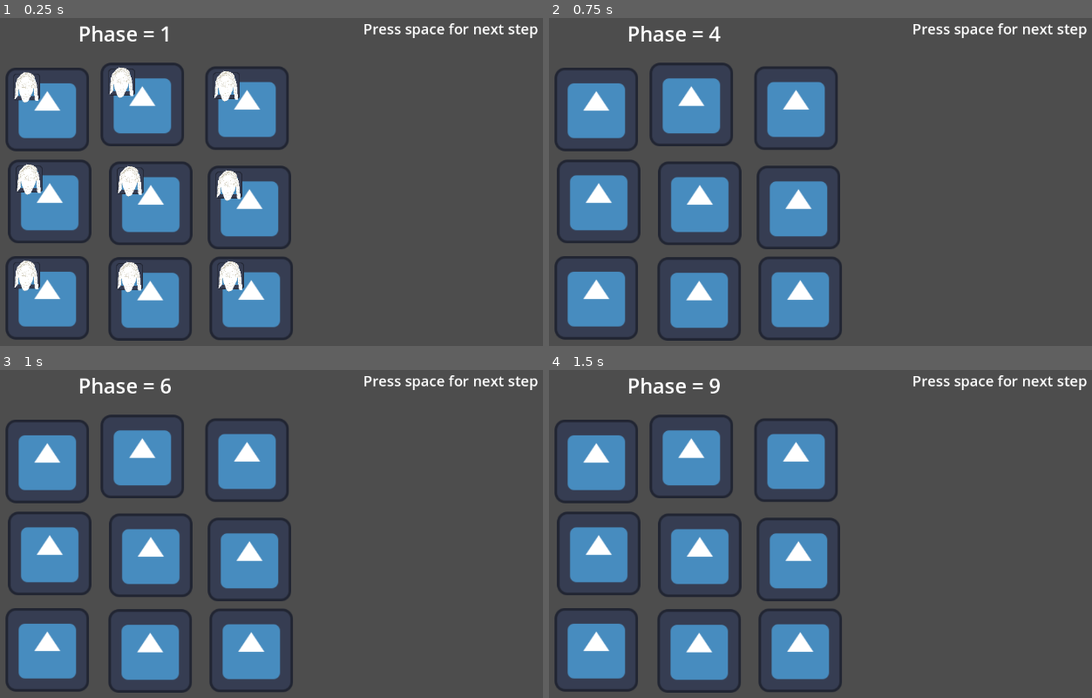
Above: before the commit, frames 1-4 (two rows, left to right).
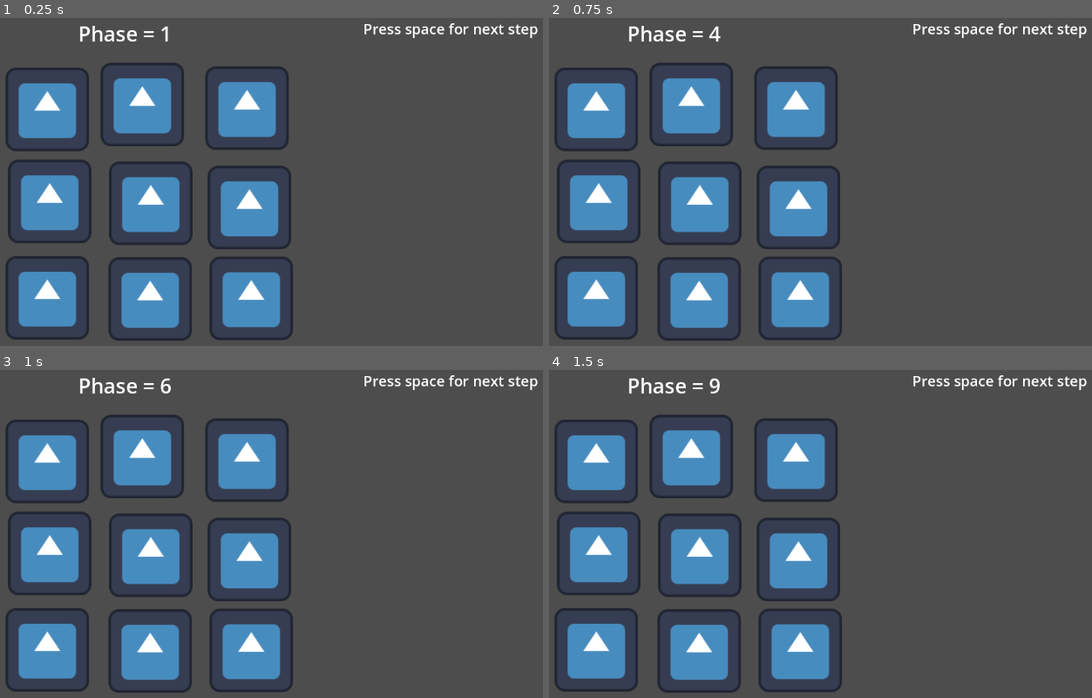
Above: after the commit, the same moments.

Repository: mccoogp/WeatherInc
Game: Godot game, scene res://world.tscn
Same seed, same stepped clock (60 frames per second), same inputs: the game is played once before the commit and once after it. The engine's default icon, where the game draws it, is replaced by a stand-in: a white triangle on a blue panel in a dark square.
Inputs (mouse positions are in pixels of both pictures, inside the frame that each line leads up to):
- Up to frame 1 (0.25 s): no input
- Up to frame 2 (0.75 s): tap Space at 0.5 s; move the mouse to (912, 175) at 0.52 s; hold Right from 0.53 s (still down); hold X from 0.53 s (still down); click (912, 175) at 0.67 s
- Up to frame 3 (1 s): keep holding Right; keep holding X; tap Space at 0.77 s; tap Enter at 0.8 s
- Up to frame 4 (1.5 s): tap Space at 1.07, 1.25 s; move the mouse to (619, 566) at 1.27 s; release Right at 1.28 s; release X at 1.28 s; hold Left from 1.28 s (still down); tap Enter at 1.35 s; click (619, 566) at 1.42 s

The runs differ from the first frame. In frame 1, 3.1% of the frame differs, in the area x 2-45%, y 14-84%; in frame 2, nothing differs; in frame 3, nothing differs; in frame 4, nothing differs.
Error before the commit: Invalid access to property or key 'production' on a base object of type 'Node2D (district.gd)'. (res://world.gd:44)
Error after the commit: Invalid access to property or key 'production' on a base object of type 'Node2D (district.gd)'. (res://world.gd:56)

Commit message:
created industry selection system

Diff:
--- a/district.gd
+++ b/district.gd
@@ -16,11 +16,6 @@
 	$Main.texture = image
 
 func _input(event):
-	if "food" in product:
-		$FoodImage.scale = Vector2(0.003, 0.003)
-	else:
-		$FoodImage.scale = Vector2(0, 0)
-	if "factory" in product:
-		$FactoryImage.scale = Vector2(0.0004, 0.0004)
-	else:
-		$FactoryImage.scale = Vector2(0, 0)
+	$ProductionImage.texture = null
+	for prod in product:
+		$ProductionImage.texture = load("res://icons/" + prod + ".png")
--- a/district.tscn
+++ b/district.tscn
@@ -1,9 +1,8 @@
-[gd_scene load_steps=5 format=3 uid="uid://cacfd62pudml6"]
+[gd_scene load_steps=4 format=3 uid="uid://cacfd62pudml6"]
 
 [ext_resource type="Script" path="res://district.gd" id="1_gpufd"]
 [ext_resource type="Texture2D" uid="uid://csgnvamjyfsfx" path="res://icon.svg" id="2_7h7nu"]
 [ext_resource type="Script" path="res://districtsprite.gd" id="3_mvpsf"]
-[ext_resource type="Texture2D" uid="uid://bw37rreujxxbo" path="res://Testpng.png" id="4_vph5b"]
 
 [node name="District" type="Node2D"]
 scale = Vector2(100, 100)
@@ -16,12 +15,6 @@
 script = ExtResource("3_mvpsf")
 district = NodePath("..")
 
-[node name="FoodImage" type="Sprite2D" parent="."]
-position = Vector2(0.37, 0.34)
-scale = Vector2(0.00345703, 0.00345703)
-texture = ExtResource("2_7h7nu")
-
-[node name="FactoryImage" type="Sprite2D" parent="."]
-position = Vector2(0.38, 0.4)
-scale = Vector2(0.00028869, 0.000478333)
-texture = ExtResource("4_vph5b")
+[node name="ProductionImage" type="Sprite2D" parent="."]
+position = Vector2(0.300001, 0.309999)
+scale = Vector2(0.0118939, 0.011857)
--- a/district_menu.gd
+++ b/district_menu.gd
@@ -7,6 +7,7 @@
 func _process(delta: float) -> void:
 	var click = false
 	if industry_clicked == true:
+
 		click = true
 	if popularity_clicked == true:
 		click = true
--- a/popularity.gd
+++ b/popularity.gd
@@ -1,7 +1,7 @@
 extends Sprite2D
 
 @export var menu: Node2D
-
+var extra = 0
 func _input(event):
 	if event is InputEventMouseButton:
 		if event.button_index == MOUSE_BUTTON_LEFT and event.pressed:
@@ -15,3 +15,4 @@
 		if event.button_index == MOUSE_BUTTON_LEFT and event.is_released():
 			if is_pixel_opaque(get_local_mouse_position()):
 				menu.popularity_clicked = false
+	position.y = 1087.5 + 350 * extra
--- a/world.gd
+++ b/world.gd
@@ -9,14 +9,24 @@
 var foodprod = 0
 var phase = 1
 var food = 10000
+var money = 0
 # Called when the node enters the scene tree for the first time.
 func _ready() -> void:
 	pass
 
+
 var zoom = -1
 var cameracenter =  Vector2(420, 297)
 var camerazoom = 1
 
+var posprod = ["none", "grain", "meat", "fish", "factory", "oil", "research"]
+var curprod = 0
+var checkprod = false
+
+
+var frame = 0
+
+
 func popularity_down(district):
 	'''
 	removes 5-15% of your popularity in the given inputed district number
@@ -31,65 +41,162 @@
 
 func _input(event):
 
-	if event is InputEventKey and event.pressed:
-		if Input.is_key_pressed(KEY_SPACE) and zoom == -1:
-
-			phase += 1
-
-			if phase == 5:
-				totalpop = 0
-				foodprod = 0
+
+	if frame == 0:
+		if event is InputEventKey and event.pressed:
+			if Input.is_key_pressed(KEY_SPACE) and zoom == -1:
+
+				phase += 1
+
+				if phase == 5:
+					totalpop = 0
+					foodprod = 0
+					for district in 9:
+						totalpop += districts[district].population
+						if "food" in districts[district].production:
+							foodprod += 3000
+					food += foodprod - totalpop
+					phase = 1
+				$Label.text = "Phase = " + str(phase)
+		if phase == 3:
+			if zoom == -1:
+				curprod = 0
 				for district in 9:
-					totalpop += districts[district].population
-					if "food" in districts[district].production:
-						foodprod += 3000
-				food += foodprod - totalpop
-				phase = 1
-			$Label.text = "Phase = " + str(phase)
-	if phase == 3:
+					if districts[district].clicked == true:
+						zoom = district
+						cameracenter = districts[district].center
+						camerazoom = districts[district].zoom
+						districts[district].clicked = false
+			else:
+				if event is InputEventKey and event.pressed:
+					if Input.is_key_pressed(KEY_RIGHT):
+						curprod += 1
+					if Input.is_key_pressed(KEY_LEFT):
+						curprod -= 1
+					if Input.is_key_pressed(KEY_LEFT) or Input.is_key_pressed(KEY_RIGHT):
+						if curprod == len(posprod):
+							curprod = 0
+						if curprod == 0:
+							$DistrictMenu/Industry/Sprite2D.texture = null
+							$DistrictMenu/Industry/Label.text = "Industry:
+							None"
+							$DistrictMenu/Popularity.extra = 0
+						else:
+							$DistrictMenu/Industry/Sprite2D.texture = load("res://icons/" + posprod[curprod] + ".png")
+							$DistrictMenu/Industry/Label.text = "Industry:
+								" + posprod[curprod]
+							if posprod[curprod] in districts[zoom].product:
+								$DistrictMenu/Industry/Label.text += "
+								Press x to remove"
+								$DistrictMenu/Popularity.extra = 1
+							else:
+								if len(districts[zoom].product) == 0:
+									$DistrictMenu/Industry/Label.text += "
+									Press enter to confirm"
+									$DistrictMenu/Popularity.extra = 1
+								else:
+									$DistrictMenu/Industry/Label.text += "
+									No available space"
+									$DistrictMenu/Popularity.extra = 1
+								if posprod[curprod] == "fish":
+									$DistrictMenu/Industry/Label.text += "
+									Requires: Water access"
+									$DistrictMenu/Popularity.extra += 1
+								if posprod[curprod] == "factory":
+									$DistrictMenu/Industry/Label.text += "
+									Cost: $100,000"
+									$DistrictMenu/Popularity.extra += 1
+								if posprod[curprod] == "oil":
+									$DistrictMenu/Industry/Label.text += "
+									Requires: 1 factory"
+									$DistrictMenu/Popularity.extra += 1
+								if posprod[curprod] == "research":
+									$DistrictMenu/Industry/Label.text += "
+									Cost: $500,000
+									Requires 1 factory"
+									$DistrictMenu/Popularity.extra += 2
+
+					if curprod > 0:
+						if Input.is_key_pressed(KEY_X):
+							if posprod[curprod] in districts[zoom].product:
+								if checkprod == false:
+									$DistrictMenu/Industry/Label.text += "
+									Are you sure?"
+									checkprod = true
+									$DistrictMenu/Popularity.extra += 1
+								else:
+									districts[zoom].product.erase(posprod[curprod])
+									checkprod = false
+									$DistrictMenu/Industry/Label.text = "Industry:
+									" + posprod[curprod]
+									if len(districts[zoom].product) == 0:
+										$DistrictMenu/Industry/Label.text += "
+										Press enter to confirm"
+										$DistrictMenu/Popularity.extra = 1
+									else:
+										$DistrictMenu/Industry/Label.text += "
+										No available space"
+										$DistrictMenu/Popularity.extra = 1
+									if posprod[curprod] == "factory":
+										$DistrictMenu/Industry/Label.text += "
+										Cost: $100,000"
+										$DistrictMenu/Popularity.extra += 1
+									if posprod[curprod] == "oil":
+										$DistrictMenu/Industry/Label.text += "
+										Requires: 1 factory"
+										$DistrictMenu/Popularity.extra += 1
+									if posprod[curprod] == "research":
+										$DistrictMenu/Industry/Label.text += "
+										Cost: $500,000
+										Requires 1 factory"
+										$DistrictMenu/Popularity.extra += 2
+						if Input.is_key_pressed(KEY_ENTER):
+							if len(districts[zoom].product) == 0:
+								districts[zoom].product.append(posprod[curprod])
+								$DistrictMenu/Industry/Label.text = "Industry:
+								" + posprod[curprod]
+								$DistrictMenu/Industry/Label.text += "
+								Press x to remove"
+				if event is InputEventMouseButton:
+					if event.button_index == MOUSE_BUTTON_LEFT and event.pressed:
+						if districts[zoom].clicked == false and $DistrictMenu.anyclicked == false:
+							cameracenter =  Vector2(420, 297)
+							camerazoom = 1
+							zoom = -1
+							for district in 9:
+								if districts[district].clicked == true:
+									districts[district].clicked = false
+						if $DistrictMenu.industry_clicked == true:
+							frame = 1
+							$Camera2D.position = Vector2(1920, 297)
+							$Camera2D.zoom = Vector2(1,1)
+
+	if frame == 1:
+		if event is InputEventKey and event.pressed:
+			if Input.is_key_pressed(KEY_BACKSPACE):
+				frame = 0
+				$Camera2D.position = Vector2(420, 297)
+				$Camera2D.zoom = Vector2(1,1)
+
+
+func _process(delta: float) -> void:
+	if frame == 0:
+		#print($Camera2D.zoom, $Camera2D.position)
+		#print(camerazoom, cameracenter)
+		$Camera2D.position.x += (cameracenter.x - $Camera2D.position.x)/15
+		$Camera2D.position.y += (cameracenter.y - $Camera2D.position.y)/15
+		$Camera2D.zoom.x += (camerazoom - $Camera2D.zoom.x)/30
+		$Camera2D.zoom.y += (camerazoom - $Camera2D.zoom.y)/30
+
+		$Label2.position = $Camera2D.position + Vector2(256, -290)/$Camera2D.zoom.y
+		$Label2.scale = Vector2(1,1)/$Camera2D.zoom.x
+
+
 		if zoom == -1:
-			for district in 9:
-				if districts[district].clicked == true:
-					zoom = district
-					cameracenter = districts[district].center
-					camerazoom = districts[district].zoom
-					districts[district].clicked = false
+			$DistrictMenu.visible = false
+			$DistrictMenu.position = $Camera2D.position + Vector2(-409, -184)/$Camera2D.zoom.x
+			$DistrictMenu.scale = Vector2(0.15,0.15)/$Camera2D.zoom.x
 		else:
-			if event is InputEventMouseButton:
-				if event.button_index == MOUSE_BUTTON_LEFT and event.pressed:
-					if districts[zoom].clicked == false and $DistrictMenu.anyclicked == false:
-						cameracenter =  Vector2(420, 297)
-						camerazoom = 1
-						zoom = -1
-						for district in 9:
-							if districts[district].clicked == true:
-								districts[district].clicked = false
-					if districts[zoom].clicked == true:
-						if districts[zoom].product == []:
-							districts[zoom].product = ["food"]
-						elif districts[zoom].product == ["food"]:
-							districts[zoom].product = ["factory"]
-						elif districts[zoom].product == ["factory"]:
-							districts[zoom].product = []
-
-func _process(delta: float) -> void:
-
-	#print($Camera2D.zoom, $Camera2D.position)
-	#print(camerazoom, cameracenter)
-	$Camera2D.position.x += (cameracenter.x - $Camera2D.position.x)/15
-	$Camera2D.position.y += (cameracenter.y - $Camera2D.position.y)/15
-	$Camera2D.zoom.x += (camerazoom - $Camera2D.zoom.x)/30
-	$Camera2D.zoom.y += (camerazoom - $Camera2D.zoom.y)/30
-
-	$Label2.position = $Camera2D.position + Vector2(256, -290)/$Camera2D.zoom.y
-	$Label2.scale = Vector2(1,1)/$Camera2D.zoom.x
-
-
-	if zoom == -1:
-		$DistrictMenu.visible = false
-		$DistrictMenu.position = $Camera2D.position + Vector2(-409, -184)/$Camera2D.zoom.x
-		$DistrictMenu.scale = Vector2(0.15,0.15)/$Camera2D.zoom.x
-	else:
-		$DistrictMenu.visible = true
-		$DistrictMenu.position = $Camera2D.position + Vector2(-409, -184)/$Camera2D.zoom.x
-		$DistrictMenu.scale = Vector2(0.15,0.15)/$Camera2D.zoom.x
+			$DistrictMenu.visible = true
+			$DistrictMenu.position = $Camera2D.position + Vector2(-409, -184)/$Camera2D.zoom.x
+			$DistrictMenu.scale = Vector2(0.15,0.15)/$Camera2D.zoom.x
--- a/world.tscn
+++ b/world.tscn
@@ -12,10 +12,13 @@
 font_size = 24
 
 [sub_resource type="LabelSettings" id="LabelSettings_afd1u"]
-font_size = 86
+font_size = 70
 
 [sub_resource type="LabelSettings" id="LabelSettings_1erbk"]
 font_size = 34
+
+[sub_resource type="LabelSettings" id="LabelSettings_7wjru"]
+font_size = 40
 
 [node name="world" type="Node2D" node_paths=PackedStringArray("districts")]
 script = ExtResource("1_3gon6")
@@ -87,16 +90,15 @@
 script = ExtResource("5_s2cnt")
 
 [node name="Industry" type="Sprite2D" parent="DistrictMenu" node_paths=PackedStringArray("menu")]
-position = Vector2(-166.754, -102.127)
-scale = Vector2(2.09574, 2.09574)
+position = Vector2(-162.5, 737.5)
+scale = Vector2(2.09574, 5.09574)
 texture = ExtResource("4_r5mvf")
 script = ExtResource("6_ttn6t")
 menu = NodePath("..")
 
 [node name="Sprite2D" type="Sprite2D" parent="DistrictMenu/Industry"]
-position = Vector2(-161.993, -105.256)
-scale = Vector2(2.28327, 2.28327)
-texture = ExtResource("3_w2861")
+position = Vector2(-113.325, -220.773)
+scale = Vector2(11.5878, 6.53666)
 
 [node name="Label" type="Label" parent="DistrictMenu/Industry"]
 anchors_preset = -1
@@ -104,19 +106,19 @@
 anchor_top = -1.35004
 anchor_right = -1.68176
 anchor_bottom = -1.2042
-offset_left = 1750.18
-offset_top = 1275.51
-offset_right = 2484.18
-offset_bottom = 1560.51
+offset_left = 1748.44
+offset_top = 1330.24
+offset_right = 2482.44
+offset_bottom = 1615.24
+scale = Vector2(1.00283, 0.803758)
 text = "Industry:
 None"
 label_settings = SubResource("LabelSettings_afd1u")
 horizontal_alignment = 2
-vertical_alignment = 1
 metadata/_edit_use_anchors_ = true
 
 [node name="Popularity" type="Sprite2D" parent="DistrictMenu" node_paths=PackedStringArray("menu")]
-position = Vector2(-162.5, 1012.5)
+position = Vector2(-137.5, 875)
 scale = Vector2(2.096, 2.096)
 texture = ExtResource("4_r5mvf")
 script = ExtResource("7_b887d")
@@ -153,3 +155,13 @@
 offset_bottom = 62.0
 text = "Phase = 1"
 label_settings = SubResource("LabelSettings_1erbk")
+
+[node name="Label3" type="Label" parent="."]
+offset_left = 1371.0
+offset_top = 2.0
+offset_right = 1904.0
+offset_bottom = 161.0
+scale = Vector2(0.839998, 0.839998)
+text = "Possible Industries:
+Meat: "
+label_settings = SubResource("LabelSettings_7wjru")
Binary file added: icons/factory.png
Not shown, added: icons/factory.png.import
Binary file added: icons/fish.png
Not shown, added: icons/fish.png.import
Binary file added: icons/grain.png
Not shown, added: icons/grain.png.import
Binary file added: icons/meat.png
Not shown, added: icons/meat.png.import
Binary file added: icons/oil.png
Not shown, added: icons/oil.png.import
Binary file added: icons/research.png
Not shown, added: icons/research.png.import
(and 3 more such lines)
